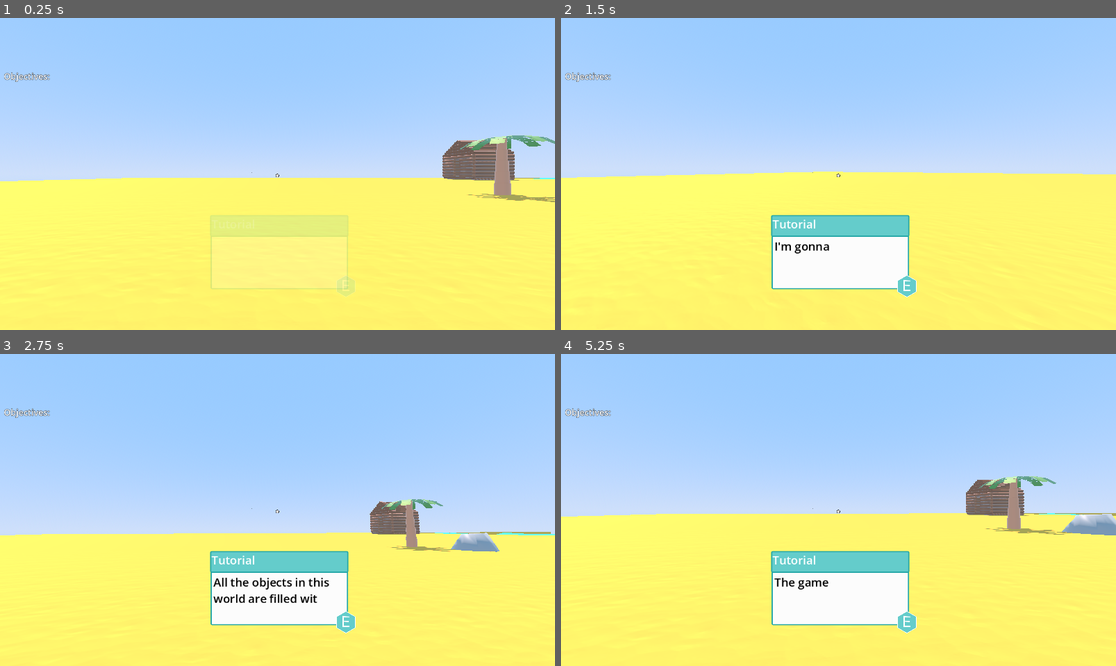
Above: before the commit, frames 1-4 (two rows, left to right).
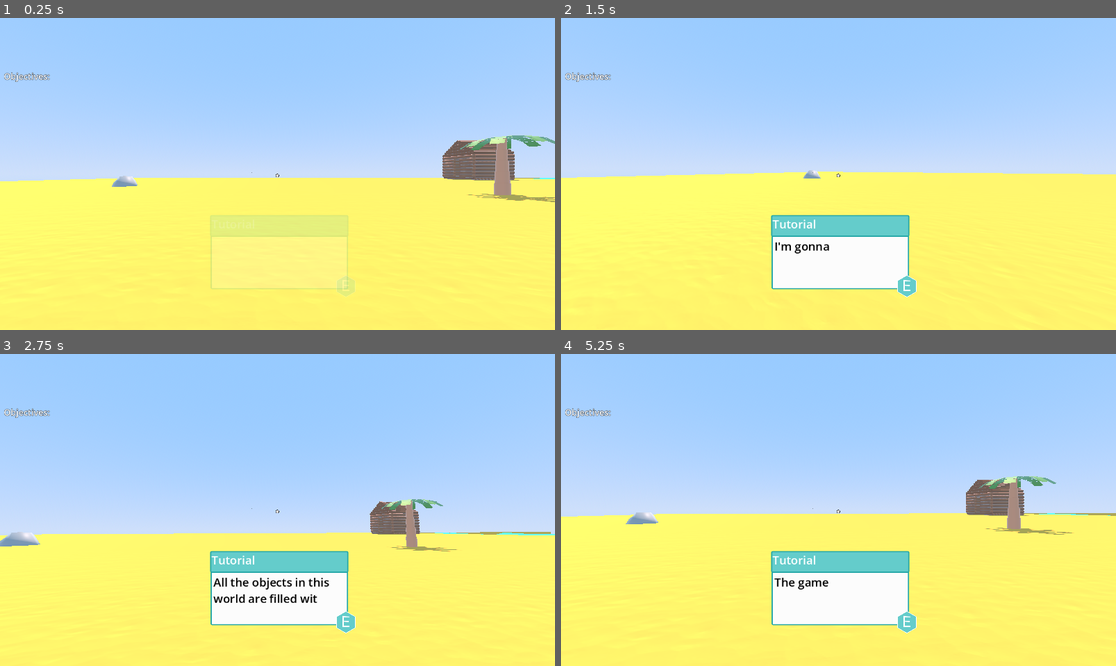
Above: after the commit, the same moments.

Repository: DabPlayZ1/Placeholder
Game: Godot game, scene res://mains.tscn
Same seed, same stepped clock (60 frames per second), same inputs: the game is played once before the commit and once after it.
Inputs (mouse positions are in pixels of both pictures, inside the frame that each line leads up to):
- Up to frame 1 (0.25 s): no input
- Up to frame 2 (1.5 s): move the mouse to (866, 174) at 0.52 s; hold W (Forward) from 0.53 s (still down); tap E (Interact) at 0.6, 1.35 s; tap Space (Jump) at 0.77 s; move the mouse to (810, 174) at 1.27 s
- Up to frame 3 (2.75 s): keep holding W (Forward); tap Space (Jump) at 1.52 s; move the mouse to (288, 503) at 2.02 s; hold Shift (Sprint) from 2.03 s (still down); tap E (Interact) at 2.3 s
- Up to frame 4 (5.25 s): keep holding W (Forward); move the mouse to (832, 516) at 2.77 s; release Shift (Sprint) at 2.78 s; tap E (Interact) at 2.85, 3.6, 4.55, 5.1 s; tap Space (Jump) at 3.02, 3.77, 4.52 s; move the mouse to (877, 513) at 3.52 s; move the mouse to (794, 506) at 4.27 s; tap Shift (Sprint) at 4.35 s; tap Enter at 5 s; move the mouse to (844, 510) at 5.02 s

The runs differ from the first frame. In frame 1, 0.1% of the frame differs, in the area x 20-25%, y 50-55%; in frame 2, less than 0.1%; in frame 3, 0.6%; in frame 4, 0.7%, in the area x 11-100%, y 50-59%.

Commit message:
Added some dialogue

Diff:
--- a/dialogue.gd
+++ b/dialogue.gd
@@ -29,7 +29,9 @@
 			changetext(diagtext[dialoguenumber])
 			cooldown = 0
 		else:
+			var tween = get_tree().create_tween()
+			tween.tween_property(self, "modulate", Color(1,1,1,0), 0.2)
+			await tween.finished
 			dialogueon = false
 			dialoguenumber = -1
-			get_tree().create_tween().tween_property(self, "modulate", Color(1,1,1,0), 1)
 			%Player.can_move = true
--- /dev/null
+++ b/jumpchecker.gd
@@ -0,0 +1,7 @@
+extends Area3D
+
+
+func _on_body_entered(body: Node3D) -> void:
+	if body.name == "Player":
+		%"Long Rock".jumped = true
+		self.queue_free()
--- a/mains.tscn
+++ b/mains.tscn
@@ -10,11 +10,14 @@
 [ext_resource type="PackedScene" uid="uid://b78j5kto53rw4" path="res://dock.glb" id="8_j1baa"]
 [ext_resource type="PackedScene" uid="uid://2apfcrdvcwpt" path="res://rock.tscn" id="9_ti338"]
 [ext_resource type="PackedScene" uid="uid://cjxpjnkbvrv6n" path="res://palm_tree.tscn" id="10_haupa"]
+[ext_resource type="Script" uid="uid://gjh8psk2jqd" path="res://rock2.gd" id="10_sj3ug"]
 [ext_resource type="Texture2D" uid="uid://beh64vhwxdapa" path="res://sprinting.png" id="11_cfh6e"]
 [ext_resource type="Script" uid="uid://c2gv6f6ajhxc7" path="res://palm_tree.gd" id="11_wtmx0"]
+[ext_resource type="Script" uid="uid://bu031loq7kt8x" path="res://palm_tree2.gd" id="12_t0dwl"]
 [ext_resource type="PackedScene" uid="uid://cvkv7ursrd7eg" path="res://coconut.tscn" id="13_2ofmp"]
 [ext_resource type="PackedScene" uid="uid://b5wbeu8spjhp2" path="res://cabin.glb" id="14_pkgfc"]
 [ext_resource type="Texture2D" uid="uid://ctwxtnx2cpomk" path="res://star.png" id="14_vcjbc"]
+[ext_resource type="Script" uid="uid://cbfcphqky4jpp" path="res://jumpchecker.gd" id="18_a7ohr"]
 
 [sub_resource type="ProceduralSkyMaterial" id="ProceduralSkyMaterial_7xr7w"]
 sky_top_color = Color(0.41801074, 0.60166144, 0.9538794, 1)
@@ -71,6 +74,9 @@
 
 [sub_resource type="BoxShape3D" id="BoxShape3D_ctard"]
 size = Vector3(1, 3.9824219, 4.666992)
+
+[sub_resource type="BoxShape3D" id="BoxShape3D_842ur"]
+size = Vector3(0.38934326, 1, 0.48064804)
 
 [node name="Node3D" type="Node3D" unique_id=1140575817]
 
@@ -168,11 +174,20 @@
 [node name="dock" parent="." unique_id=512037529 instance=ExtResource("8_j1baa")]
 transform = Transform3D(-2.1855694e-08, 0, 0.5, 0, 0.5, 0, -0.5, 0, -2.1855694e-08, 64.785904, -2.5173504, 1.8381567)
 
-[node name="rock" parent="." unique_id=1695545979 instance=ExtResource("9_ti338")]
-transform = Transform3D(0.5, 0, 0, 0, 0.5, 0, 0, 0, 0.5, 11.116823, 0.5142275, -6.4222283)
-
-[node name="PalmTree" parent="." unique_id=97979337 instance=ExtResource("10_haupa")]
+[node name="Long Rock" parent="." unique_id=1695545979 instance=ExtResource("9_ti338")]
+unique_name_in_owner = true
+transform = Transform3D(0.5, 0, 0, 0, 0.5, 0, 0, 0, 1.5, 54.54188, 0.5142275, -0.63326615)
+script = ExtResource("10_sj3ug")
+
+[node name="rock" parent="." unique_id=1635139551 instance=ExtResource("9_ti338")]
+transform = Transform3D(0.5, 0, 0, 0, 0.5, 0, 0, 0, 0.5, -15.731401, 0.5142275, -16.680561)
+
+[node name="Palm Tree" parent="." unique_id=97979337 instance=ExtResource("10_haupa")]
 script = ExtResource("11_wtmx0")
+
+[node name="Blind Palm Tree" parent="." unique_id=409076167 instance=ExtResource("10_haupa")]
+transform = Transform3D(0.3, 0, 0, 0, 0.3, 0, 0, 0, 0.3, 9.636001, 0.4788686, 40.98355)
+script = ExtResource("12_t0dwl")
 
 [node name="Sprinting" type="Sprite2D" parent="." unique_id=1096736627]
 unique_name_in_owner = true
@@ -266,4 +281,14 @@
 [node name="Coconut1" parent="COCONUTFOLDER" unique_id=403770604 instance=ExtResource("13_2ofmp")]
 transform = Transform3D(0.43906137, -0.69947404, -0.5638805, 0.82819366, 0.55839914, -0.04780778, 0.3483107, -0.44601172, 0.8244715, 3.607666, 0.17508513, -3.721963)
 
+[node name="jumpchecker" type="Area3D" parent="." unique_id=970789151]
+transform = Transform3D(-2.2815001e-07, -0.99999994, 0, 5.219464, -4.3711385e-08, 0, 0, 0, 12.808385, 56.406708, 1.8176322, 2.3150172)
+script = ExtResource("18_a7ohr")
+
+[node name="CollisionShape3D" type="CollisionShape3D" parent="jumpchecker" unique_id=1081151047]
+transform = Transform3D(1, 0, 0, 0, 1, 0, 0, 0, 0.9999998, -0.15201569, 0.1567688, -0.23352973)
+shape = SubResource("BoxShape3D_842ur")
+
+[connection signal="body_entered" from="jumpchecker" to="jumpchecker" method="_on_body_entered"]
+
 [editable path="cabin"]
--- /dev/null
+++ b/palm_tree2.gd
@@ -0,0 +1,8 @@
+extends StaticBody3D
+var text = ["He's busy staring into the horizon.", "Why? Because he's blind."]
+func interact():
+		print("interacted")
+		%Header.text = "Blind Palm Tree"
+		%Player.can_move = false
+		%Dialogue.diagtext = text
+		%Dialogue.dialogueon = true
--- /dev/null
+++ b/rock2.gd
@@ -0,0 +1,17 @@
+extends StaticBody3D
+var text = ["Don't you dare jump over me."]
+var text2 = ["Now I'm sad.."]
+@export var jumped = false
+func interact():
+	if jumped == false:
+		print("interacted")
+		%Header.text = "Long rock"
+		%Player.can_move = false
+		%Dialogue.diagtext = text
+		%Dialogue.dialogueon = true
+	else:
+		print("interacted")
+		%Header.text = "Long rock"
+		%Player.can_move = false
+		%Dialogue.diagtext = text2
+		%Dialogue.dialogueon = true
Not shown, added: jumpchecker.gd.uid
Not shown, added: palm_tree2.gd.uid
Not shown, added: rock2.gd.uid
